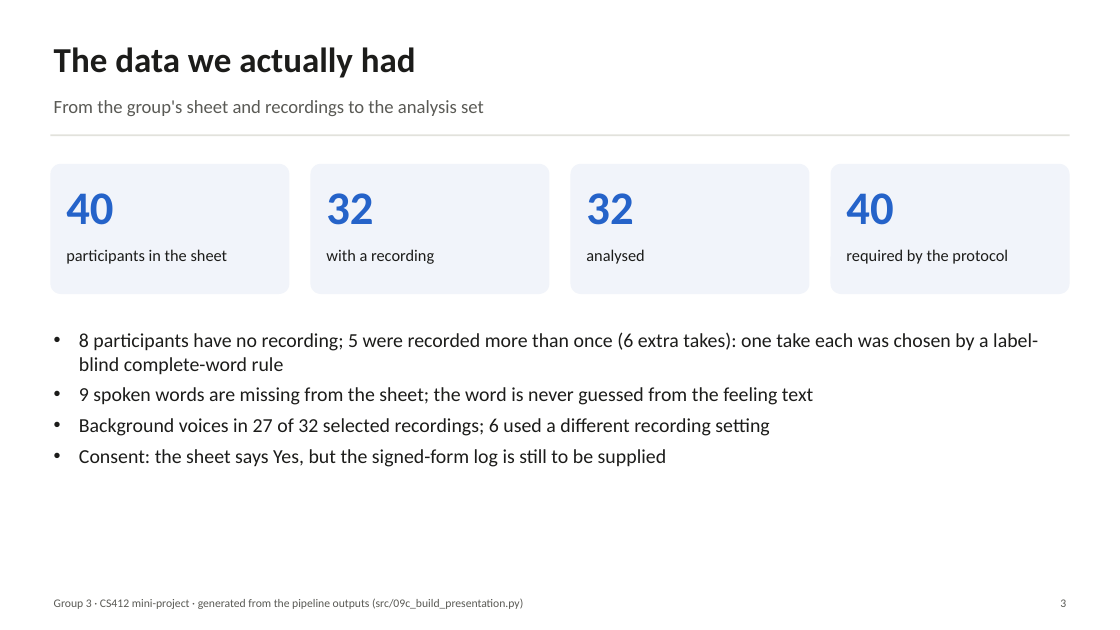
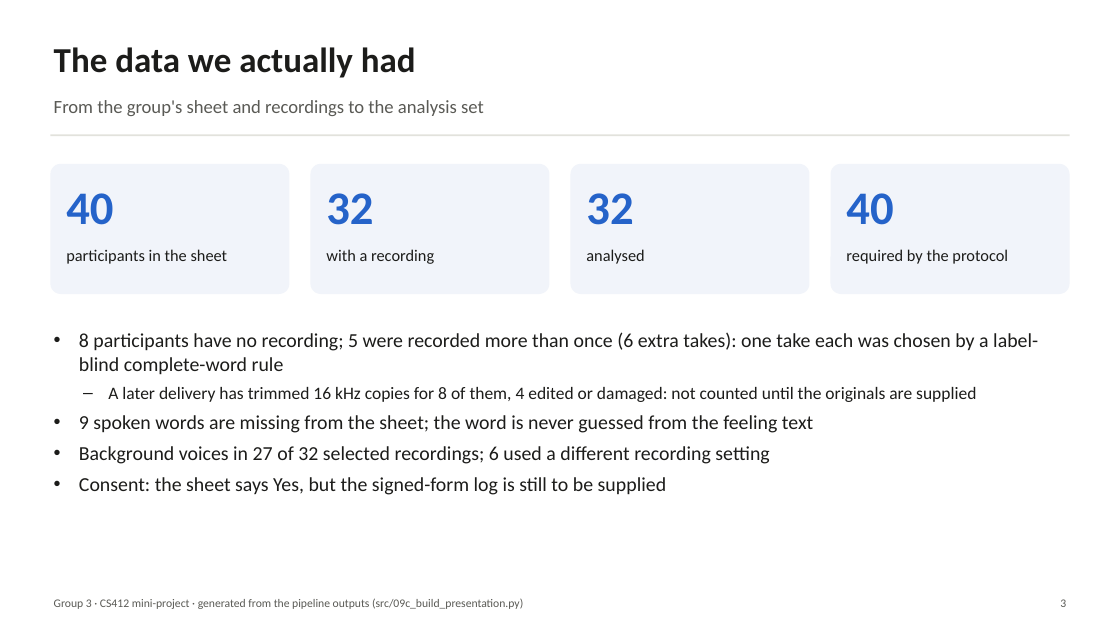
Before and after one commit to everyonehatesralph/AC_miniproject, a slide deck: slide 3 of reports/presentation/G3_results_presentation.pptx. Drawn at 1120x630 pixels with LibreOffice and Linux fonts; fonts in the diff are those of the drawing. Boxes give left, top, right and bottom in pixels: in the first picture for what was removed or moved away, otherwise in the second. Text is boxed around its words. In the diff, an @@ line names an element or a change of style, - is before the commit and + after.

```diff
--- a/reports/presentation/G3_results_presentation.pptx
+++ b/reports/presentation/G3_results_presentation.pptx
@@ text at bbox=[108, 387, 976, 402]: paragraph added @@
+– A later delivery has trimmed 16 kHz copies for 8 of them, 4 edited or damaged: not counted until the originals are supplied
```
Also in this commit, not shown: 24 other files.
